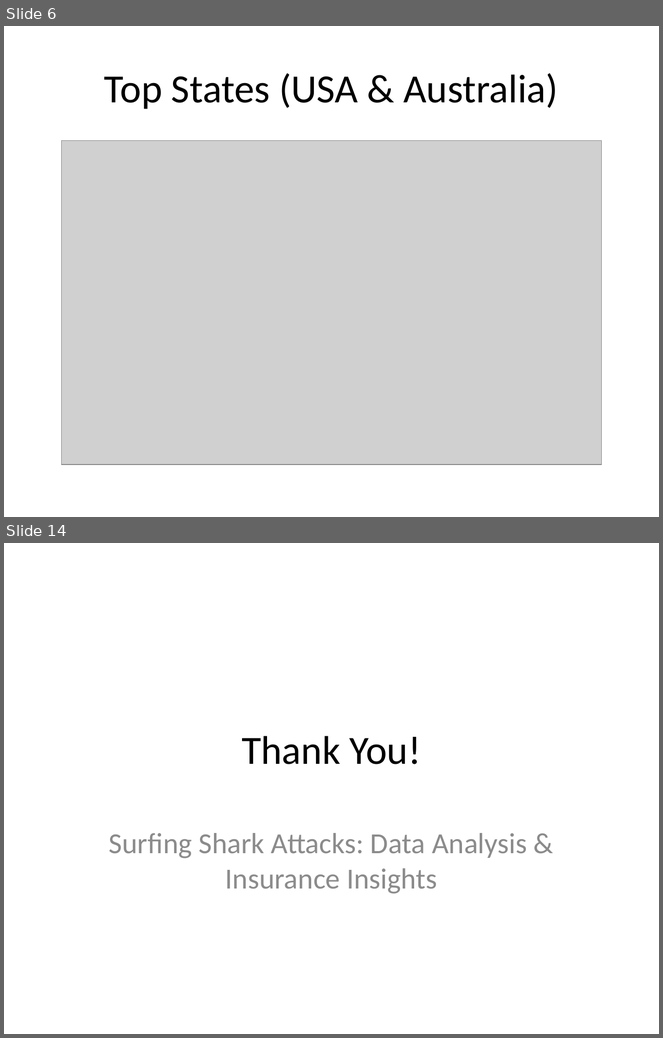
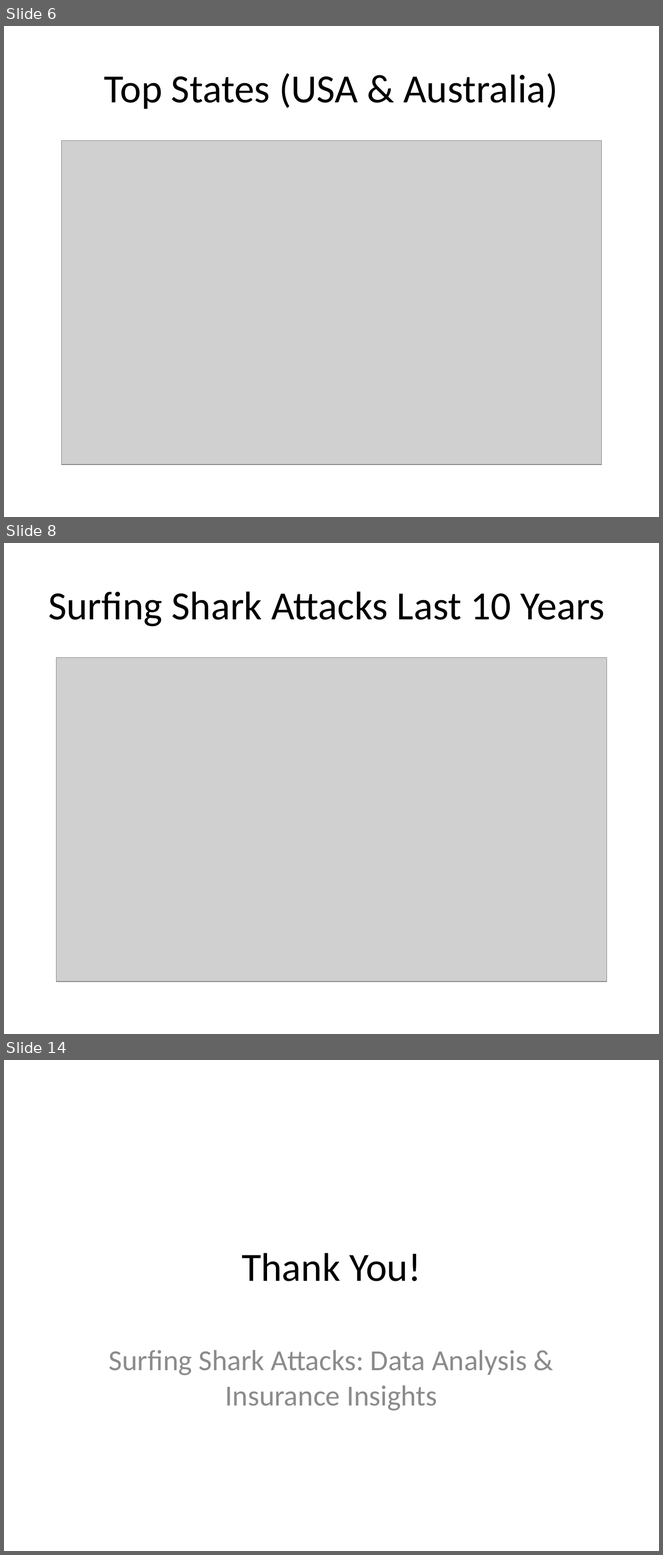
Before and after one commit to luispabloaiello-da/data-cleaning-pandas, a slide deck: Surfing_Shark_Attacks_Insights.pptx. Shown one above the other, each under a label of ours: slides 6 and 14 before the commit, slides 6, 8 and 14 after it; the slides between them are not shown. The pictures are 663x1038 and 663x1555 pixels, drawn with LibreOffice and Linux fonts; fonts in the diff are those of the drawing; grey boxes stand for pictures. Boxes give left, top, right and bottom in pixels: in the first picture for what was removed or moved away, otherwise in the second. Text is boxed around its words. In the diff, an @@ line names an element or a change of style, - is before the commit and + after.

Commit message:
Shark Attacks Project: completed

```diff
--- a/Surfing_Shark_Attacks_Insights.pptx
+++ b/Surfing_Shark_Attacks_Insights.pptx
@@ slide 8 added at box(4, 543, 659, 1034), background #FFFFFF @@
@@ title added at box(48, 591, 605, 627), 44 pt, text #000000 @@
+Surfing Shark Attacks Last 10 Years
@@ picture added at box(57, 657, 607, 982) @@
```
Also in this commit, not shown: 6 slides changed, 1 slide removed, 3 other files.
